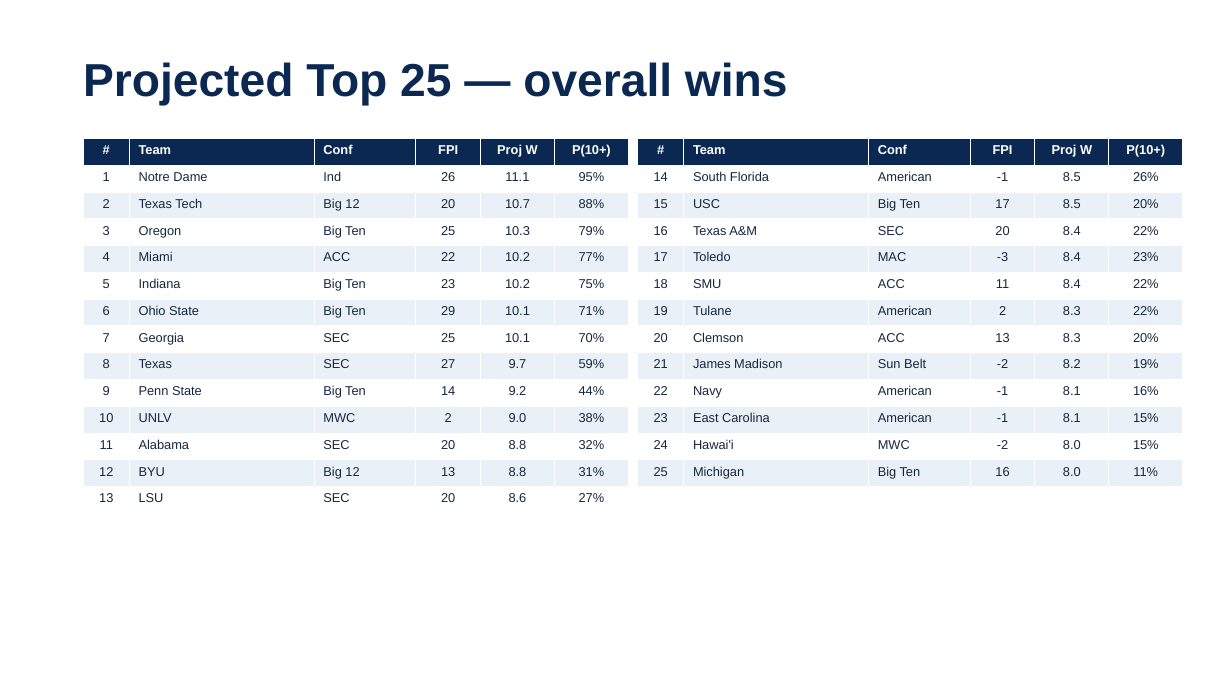
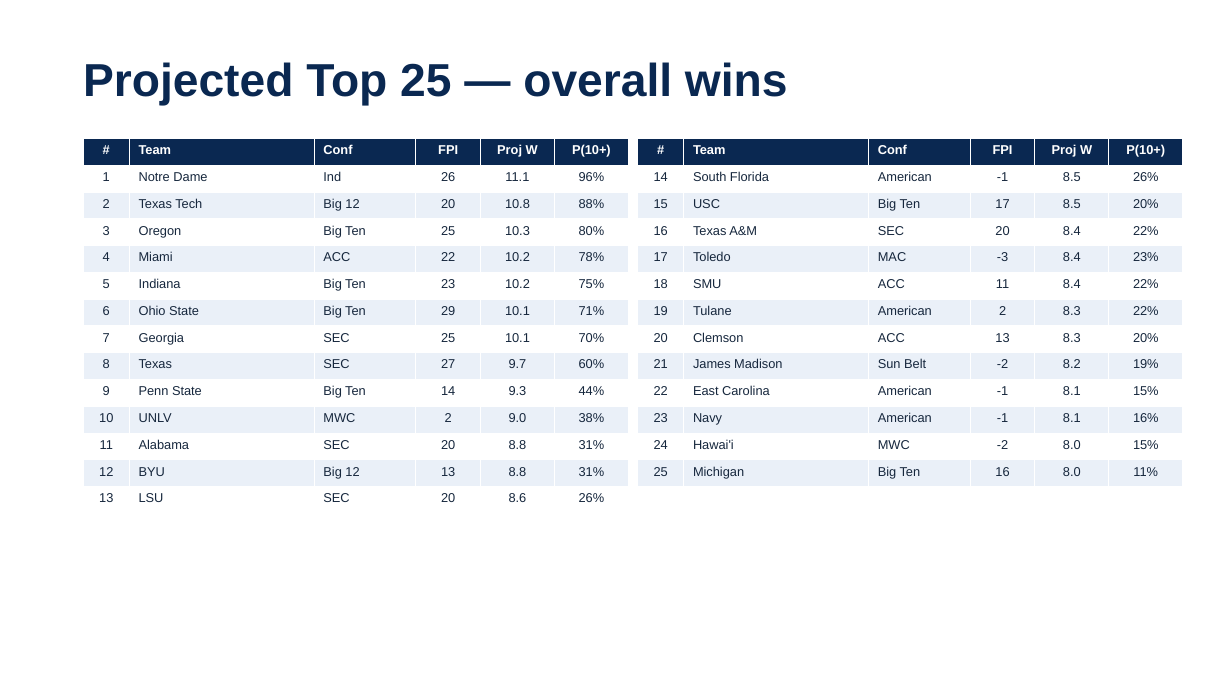
Before and after one commit to lucasalvarezflorida-lab/ncaa-fbs-analytics, a slide deck: slide 4 of decks/2026_Season_Sim_Overview.pptx. Drawn at 1232x693 pixels with LibreOffice and Linux fonts; fonts in the diff are those of the drawing. Boxes give left, top, right and bottom in pixels: in the first picture for what was removed or moved away, otherwise in the second. Text is boxed around its words. In the diff, an @@ line names an element or a change of style, - is before the commit and + after.

```diff
--- a/decks/2026_Season_Sim_Overview.pptx
+++ b/decks/2026_Season_Sim_Overview.pptx
@@ table at (x1=83, y1=139, x2=628, y2=514) @@
-row 2, column 6: 95%
+row 2, column 6: 96%
-row 3, column 5: 10.7
+row 3, column 5: 10.8
-row 4, column 6: 79%
+row 4, column 6: 80%
-row 5, column 6: 77%
+row 5, column 6: 78%
-row 9, column 6: 59%
+row 9, column 6: 60%
-row 10, column 5: 9.2
+row 10, column 5: 9.3
-row 12, column 6: 32%
+row 12, column 6: 31%
-row 14, column 6: 27%
+row 14, column 6: 26%
@@ table at (x1=638, y1=139, x2=1183, y2=487) @@
-row 10, column 2: Navy
+row 10, column 2: East Carolina
-row 10, column 6: 16%
+row 10, column 6: 15%
-row 11, column 2: East Carolina
+row 11, column 2: Navy
-row 11, column 6: 15%
+row 11, column 6: 16%
```
Also in this commit, not shown: 2 other slides changed, 1 other file.
